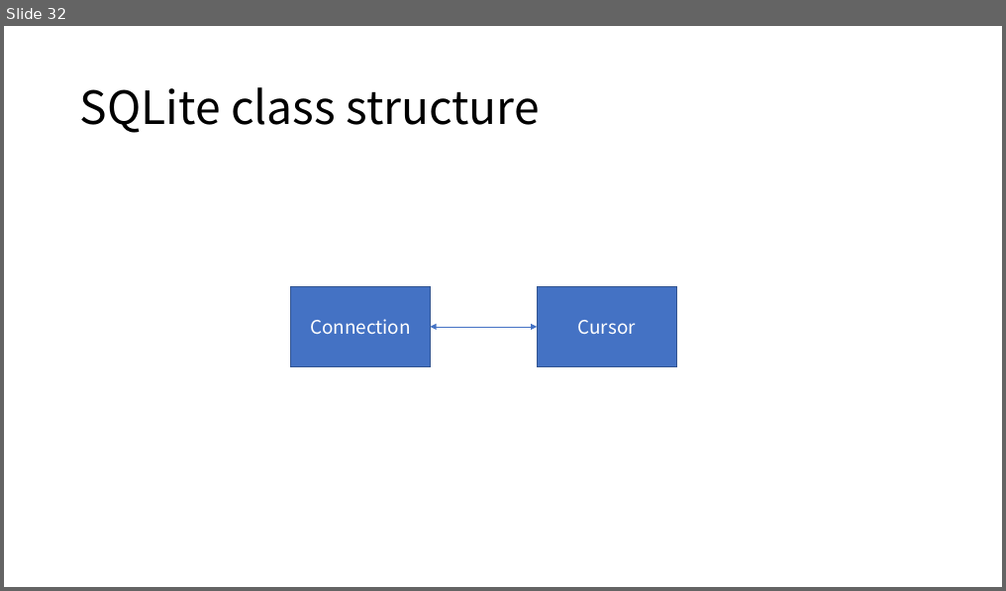
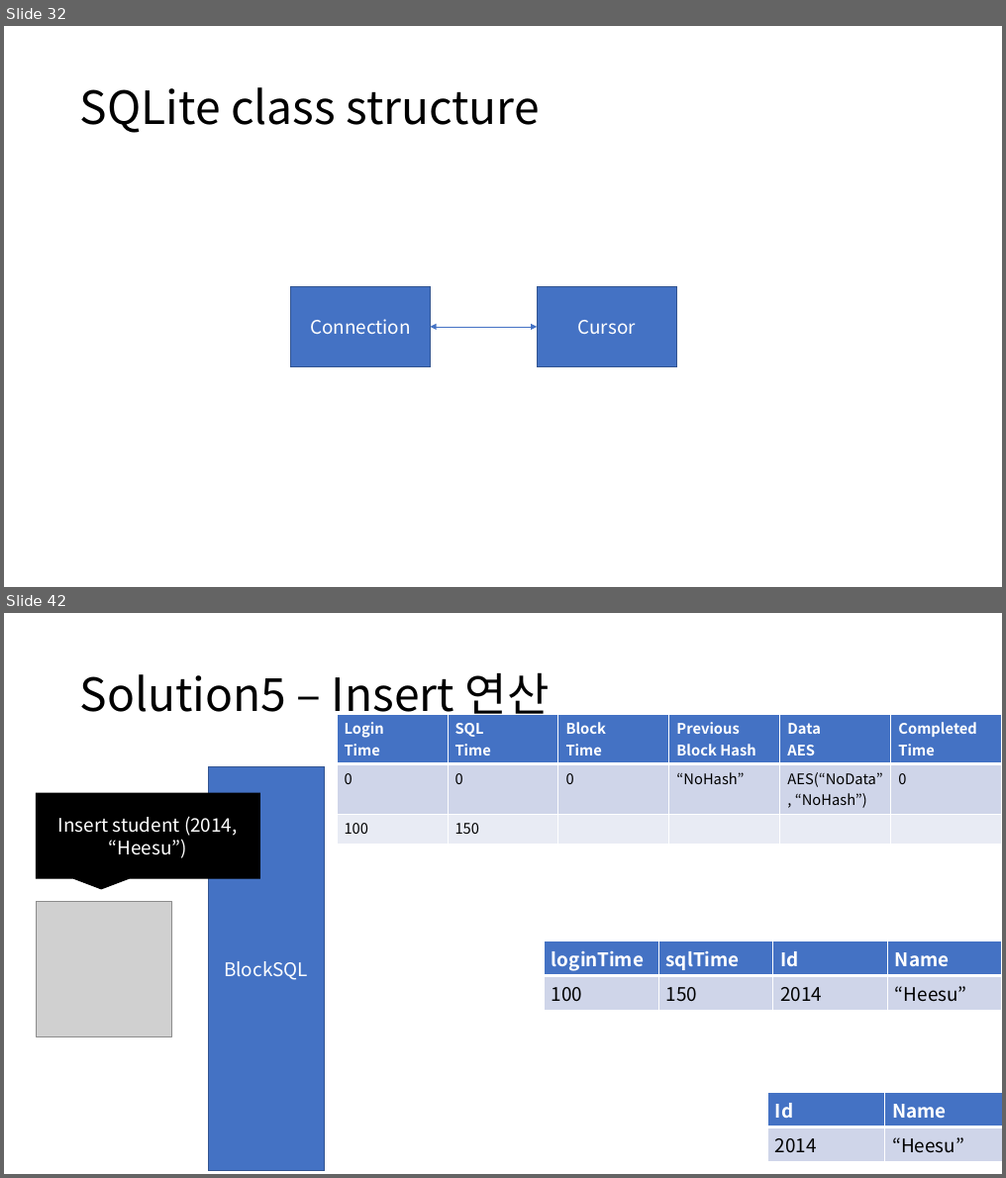
Before and after one commit to hslee1539/blockSQL, a slide deck: 컨셉.pptx. Shown one above the other, each under a label of ours: slide 32 before the commit, slides 32 and 42 after it; the slides between them are not shown. The pictures are 1006x591 and 1006x1178 pixels, drawn with LibreOffice and Linux fonts; fonts in the diff are those of the drawing; grey boxes stand for pictures. Boxes give left, top, right and bottom in pixels: in the first picture for what was removed or moved away, otherwise in the second. Text is boxed around its words. In the diff, an @@ line names an element or a change of style, - is before the commit and + after.

```diff
--- a/컨셉.pptx
+++ b/컨셉.pptx
@@ slide 42 added at box(4, 613, 1002, 1174), background #FFFFFF @@
@@ title added at box(80, 672, 549, 723), 44 pt, text #000000 @@
+Solution5 – Insert 연산
@@ table added at box(337, 714, 1001, 838), 3 rows, 6 columns @@
+Login / Time | SQL / Time | Block / Time | Previous Block Hash | Data / AES | Completed Time
+0 | 0 | 0 | “NoHash” | AES(“NoData”, “NoHash”) | 0
+100 | 150 |  |  |  | 
@@ rectangle added at box(208, 767, 325, 1170), fill #4472C4, outline #325491 1 pt, 18 pt, text #FFFFFF @@
+BlockSQL
@@ speech box added at box(37, 793, 260, 878), fill #000000, outline #000000 1 pt, 18 pt, text #FFFFFF @@
+Insert student (2014, “Heesu”)
@@ picture added at box(37, 901, 171, 1037) @@
@@ table added at box(544, 941, 1002, 1006), 2 rows, 4 columns @@
+loginTime | sqlTime | Id | Name
+100 | 150 | 2014 | “Heesu”
@@ table added at box(767, 1093, 1002, 1157), 2 rows, 2 columns @@
+Id | Name
+2014 | “Heesu”
```
Also in this commit, not shown: 1 slide changed, 30 other slides added, 21 other files.
